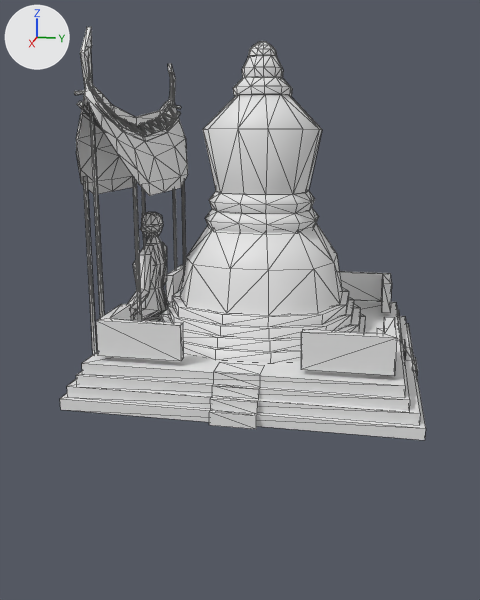
The COLLADA model art/meshes/structural/vietnam/stupa.dae, before and after one commit.
The view is the same before and after, from a 50 mm lens placed at (26.2, 4.3, 9.2), pointed at (0.5, -0.8, 2.8). The axes (+X, +Y, +Z) are drawn at upper left. The lights are the same throughout. The older version comes first. Mesh edges are drawn as thin lines. Where no turn or scale is listed for an object, it has been applied to the vertices. Vertices at exactly the same position are counted once.

The older version as bpy lines, for what is in view:
```python
me_cubo_023 = bpy.data.meshes.new('Cubo.023')
me_cubo_023.from_pydata(...)  # 1248 vertices, 1982 faces; spans x -6.43..6.27, y -6.37..6.27, z -0.1..12.69
me_cubo_023.materials.append(mat_texturas_viet__provas)  # its picture is missing
# before: 0 (-6.26, -6.14, -0.1), 1 (-6.26, 6.21, -0.1), 2 (6.05, -6.14, -0.1) at pixel (60, 409), 7 (6.05, 6.21, -0.1) at pixel (424, 440), 709 (-5.3, -5.0, 1.69)
# before: 721 (5.23, -5.0, 1.69) at pixel (97, 355), 733 (-5.3, 5.2, 1.69), 745 (5.23, 5.2, 1.69) at pixel (394, 375)
ob_estupa = bpy.data.objects.new('estupa', me_cubo_023)
ob_estupa.location = (0.0, 0.0, 0.0)
```
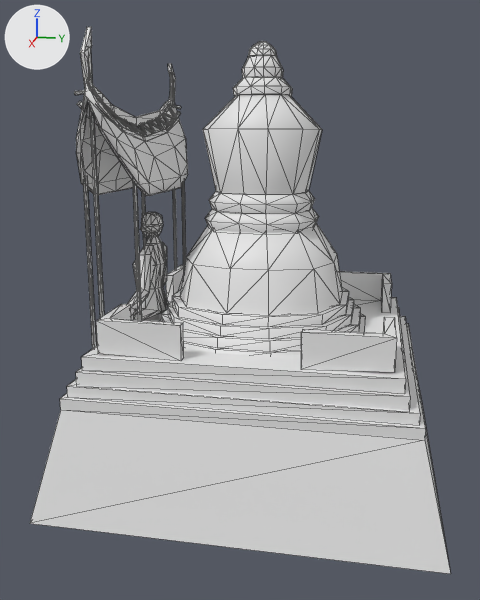
Patch to the scene script:
```diff
--- a/art/meshes/structural/vietnam/stupa.dae.py
+++ b/art/meshes/structural/vietnam/stupa.dae.py
@@ me_cubo_023 @@
 # used by ob_estupa; location = (0.0, 0.0, 0.0)
 # verts and faces of me_cubo_023; kept vertices keep their numbers, new ones are numbered from 1248
-me_cubo_023.from_pydata(...)  # 1248 vertices, 1982 faces; spans x -6.43..6.27, y -6.37..6.27, z -0.1..12.69
+me_cubo_023.from_pydata(...)  # 1235 vertices, 2054 faces; spans x -7.23..7.02, y -7.11..7.18, z -4.09..12.69
+# me_cubo_023 part 1: the loose piece of 8 vertices spanning x -5.87..5.71, y -5.64..5.7, z 0.67..1.08 is scaled about its middle by (1, 1, 1.27), then moved by (0.0, 0.0, 0.07)
+# me_cubo_023 part 2: the loose piece of 8 vertices spanning x -5.7..5.55, y -5.47..5.55, z 1.08..1.49 is scaled about its middle by (1, 1, 1.21), then moved by (0.0, 0.0, 0.19)
+# me_cubo_023 part 3: the loose piece of 18 vertices spanning x -0.82..0.77, y -6.17..-4.53, z -0.1..1.53 is deleted
+# me_cubo_023 part 4: the loose piece of 18 vertices spanning x 4.64..6.27, y -0.72..0.86, z -0.1..1.53 is deleted
+# me_cubo_023 part 5: the loose piece of 18 vertices spanning x -0.82..0.77, y 4.64..6.27, z -0.1..1.53 is deleted
+# me_cubo_023 part 6
+verts[709] = (-5.3, -5.0, 1.75)  # moved
+verts[721] = (5.23, -5.0, 1.77)  # moved, pixel (97, 353)
+verts[733] = (-5.3, 5.2, 1.78)  # moved
+verts[745] = (5.23, 5.2, 1.8)  # moved, pixel (394, 372)
+verts[1254] = (-7.23, -7.11, -4.09)
+verts[1255] = (-7.23, 7.18, -4.09)  # pixel (421, 401)
+verts[1256] = (7.02, -7.11, -4.09)  # pixel (29, 523)
+verts[1257] = (7.02, 7.18, -4.09)  # pixel (450, 573)
+faces += [(1, 7, 1257), (0, 1, 1255), (2, 1256, 7), (0, 1254, 2), (1, 1257, 1255), (0, 1255, 1254)]
+faces += [(7, 1256, 1257), (2, 1254, 1256)]
+# me_cubo_023 part 7
+# 55 vertices are added at x -4.93..4.6, y -6.08..-4.18, z 7.01..10.49
+# 128 new faces join them
+# other edits to the shape of me_cubo_023 do not show in these pictures
 me_cubo_023.materials.append(mat_texturas_viet__provas)
```

Location of each change, [x1, y1, x2, y2] in pixels of the pictures (480 x 600 px; the box of a moved part takes in the faces that stretch with it):
'estupa', reshaped (15% wider, 32% taller): before [60, 27, 426, 440]; after [30, 27, 451, 574]
part 1 of me_cubo_023, moved or reshaped: before [76, 310, 410, 410]; after [76, 307, 410, 410]
part 2 of me_cubo_023, moved or reshaped: before [82, 300, 405, 398]; after [81, 297, 406, 394]
part 3 of me_cubo_023, deleted (mostly hidden): before [146, 316, 161, 321]
part 4 of me_cubo_023, deleted: before [209, 362, 265, 429]
part 5 of me_cubo_023, deleted: before [377, 328, 418, 377]
part 6 of me_cubo_023, built on: before [96, 321, 397, 376]; after [30, 321, 451, 574]
part 7 of me_cubo_023, added: after [76, 96, 149, 196]
